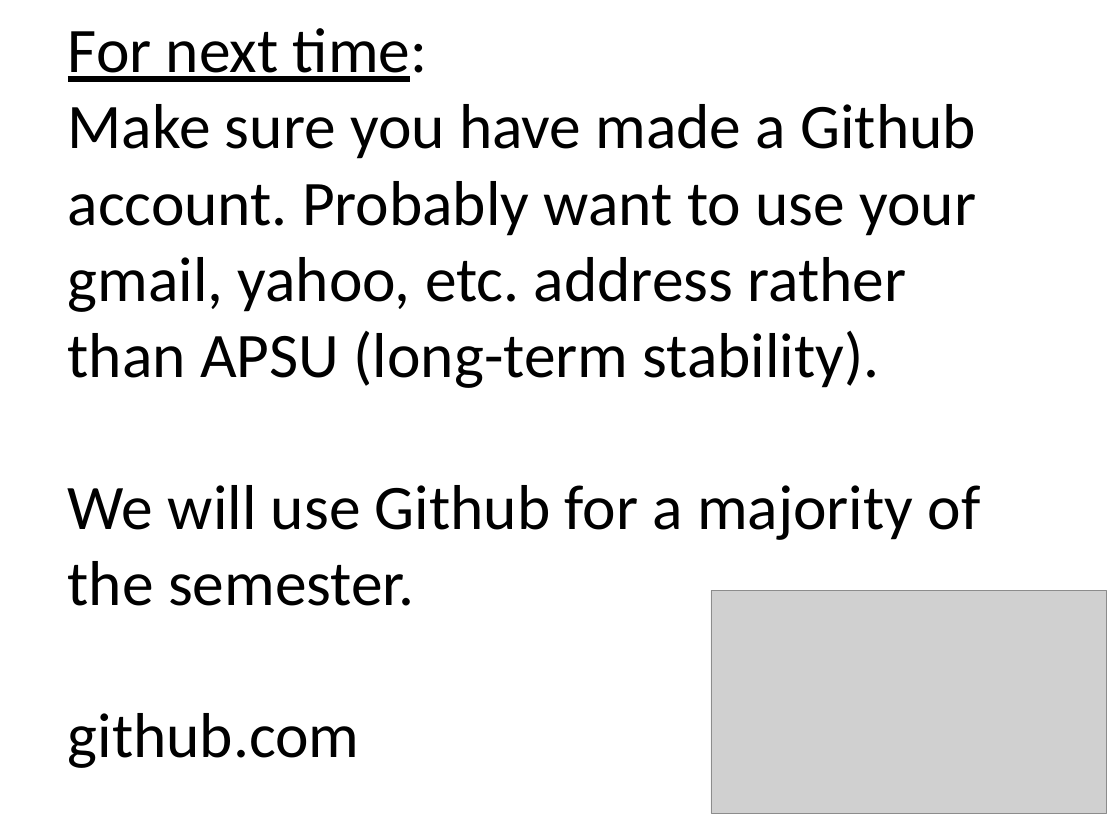
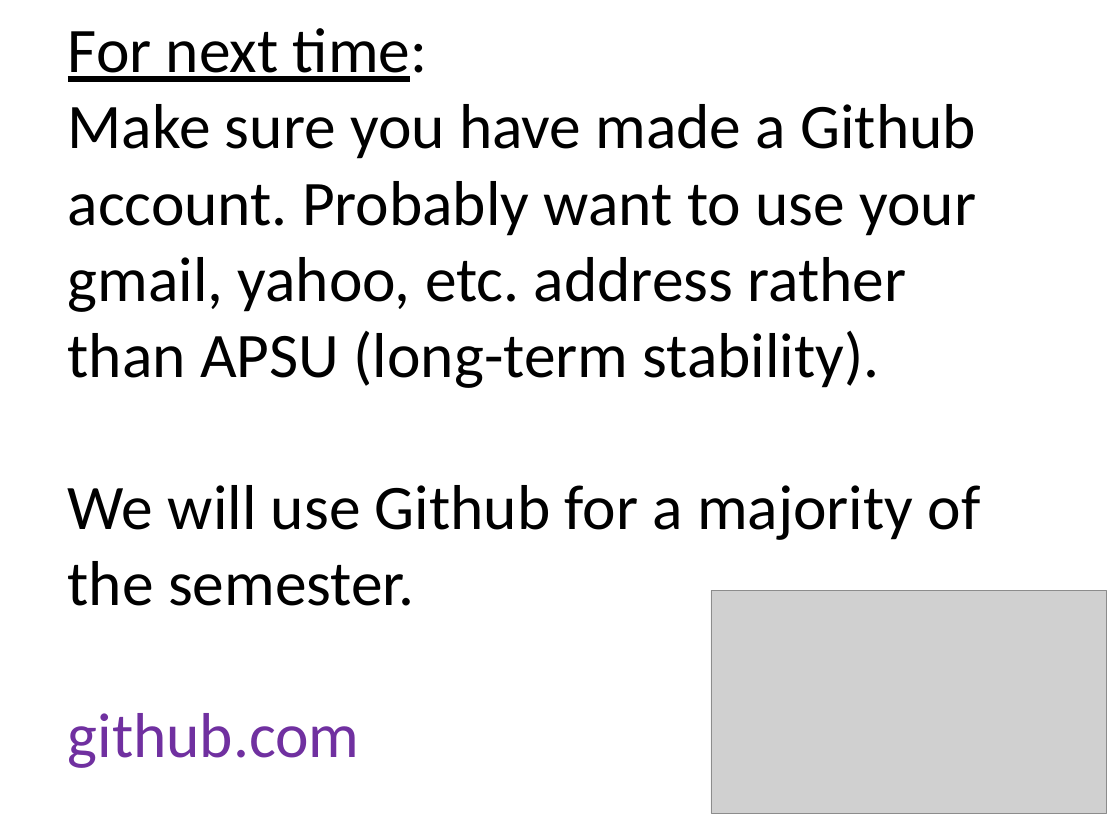
Before and after one commit to cmgienger/rmd_best_practices, a slide deck: slide 29 of 0-best-practices.pptx. Drawn at 1120x840 pixels with LibreOffice and Linux fonts; fonts in the diff are those of the drawing; grey boxes stand for pictures. Boxes give left, top, right and bottom in pixels: in the first picture for what was removed or moved away, otherwise in the second. Text is boxed around its words. In the diff, an @@ line names an element or a change of style, - is before the commit and + after.

```diff
--- a/0-best-practices.pptx
+++ b/0-best-practices.pptx
@@ text at <box>68,713,360,768</box>: text colour #000000 to #7030A0 in "github.com" @@
```
Also in this commit, not shown: 13 other slides changed.
